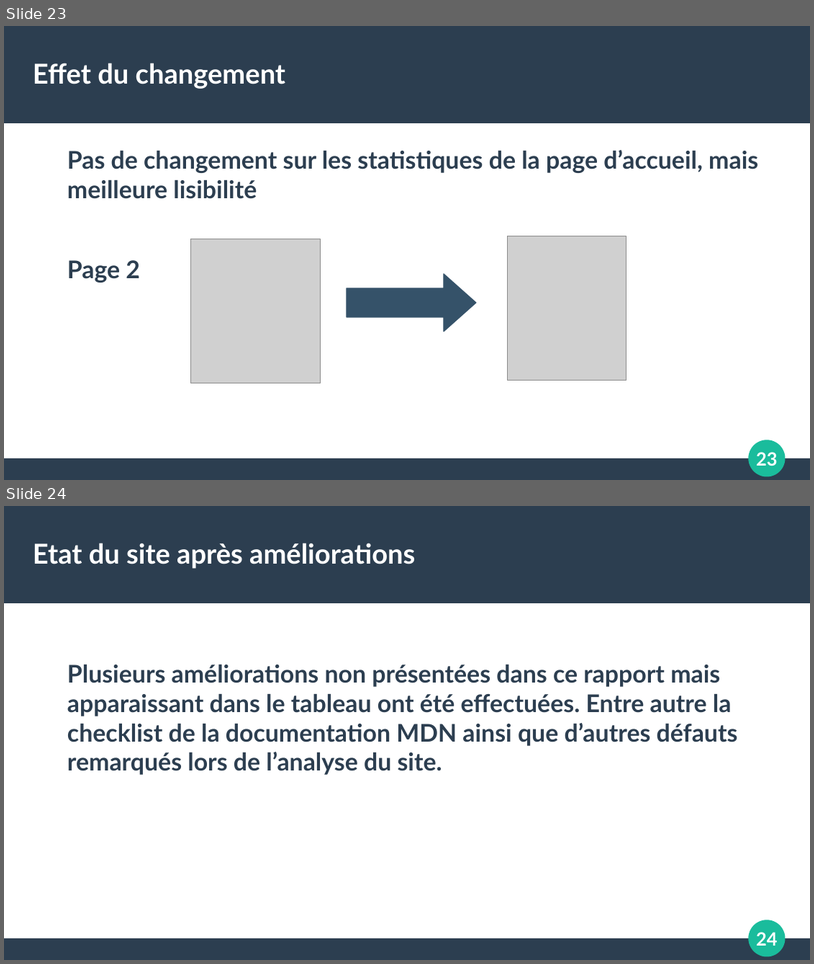
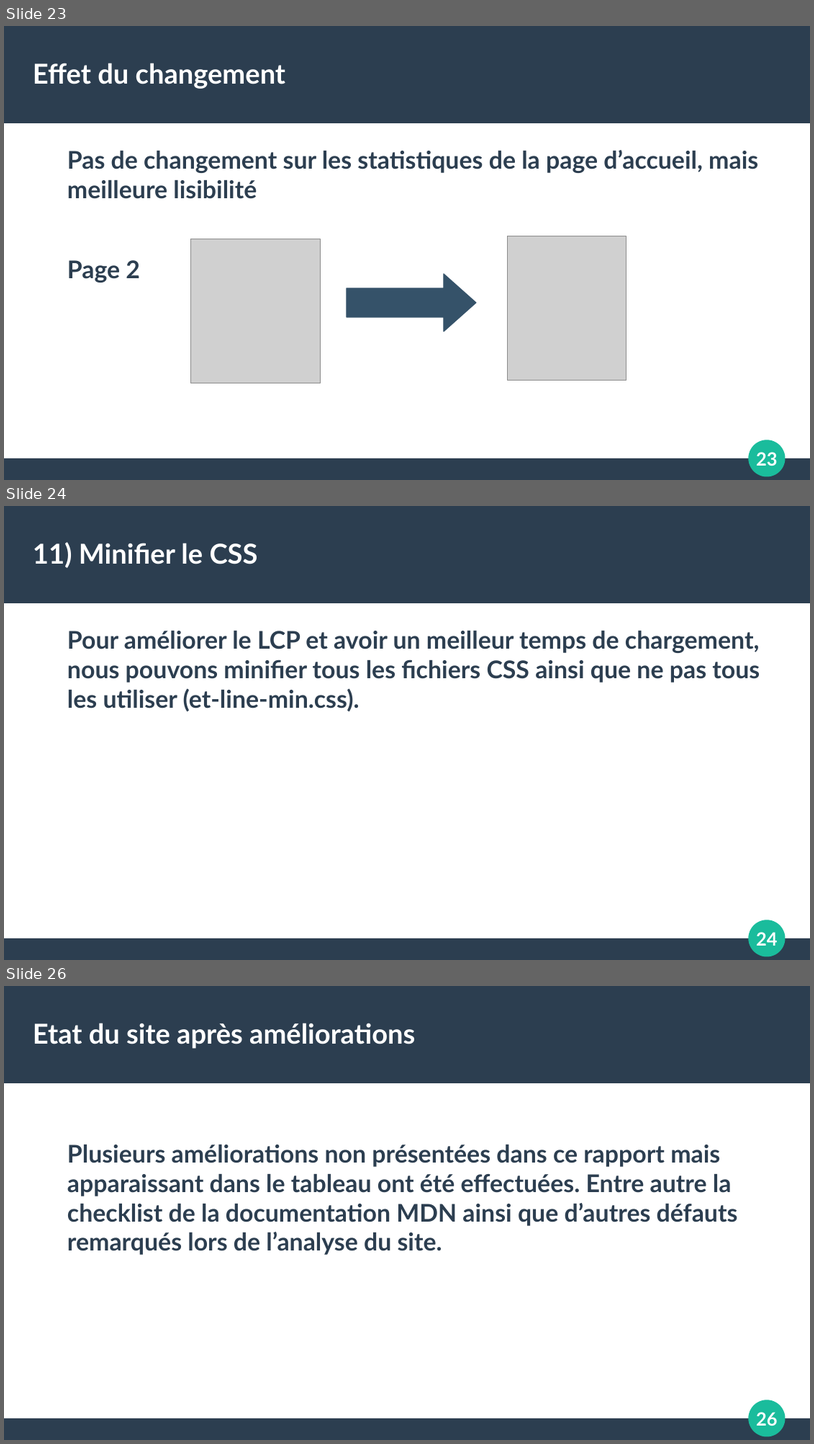
Before and after one commit to Ludo-H/SEO, a slide deck: Rapport_SEO.odp. Shown one above the other, each under a label of ours: slides 23 and 24 before the commit, slides 23, 24 and 26 after it; the slides between them are not shown. The pictures are 814x964 and 814x1444 pixels, drawn with LibreOffice and Linux fonts; fonts in the diff are those of the drawing; grey boxes stand for pictures. Boxes give left, top, right and bottom in pixels: in the first picture for what was removed or moved away, otherwise in the second. Text is boxed around its words. In the diff, an @@ line names an element or a change of style, - is before the commit and + after.

Commit message:
amélioration lcp minifier css

```diff
--- a/Rapport_SEO.odp
+++ b/Rapport_SEO.odp
@@ slide 24 added at (4,506,810,960), background #FFFFFF; not listed: 4 template elements that a slide beside it also shows @@
@@ title added at (33,542,258,568), 27 pt, text #FFFFFF, bold @@
+11) Minifier le CSS
@@ text added at (67,631,760,711), 24 pt, text #2C3E50, bold @@
+Pour améliorer le LCP et avoir un meilleur temps de chargement, nous pouvons minifier tous les fichiers CSS ainsi que ne pas tous les utiliser (et-line-min.css).
@@ what was slide 24 is now slide 26 @@
@@ page number at (756,1412,777,1425): text changed @@
-24
+26
```
Also in this commit, not shown: 2 slides changed, 2 other slides added, 7 other files.
